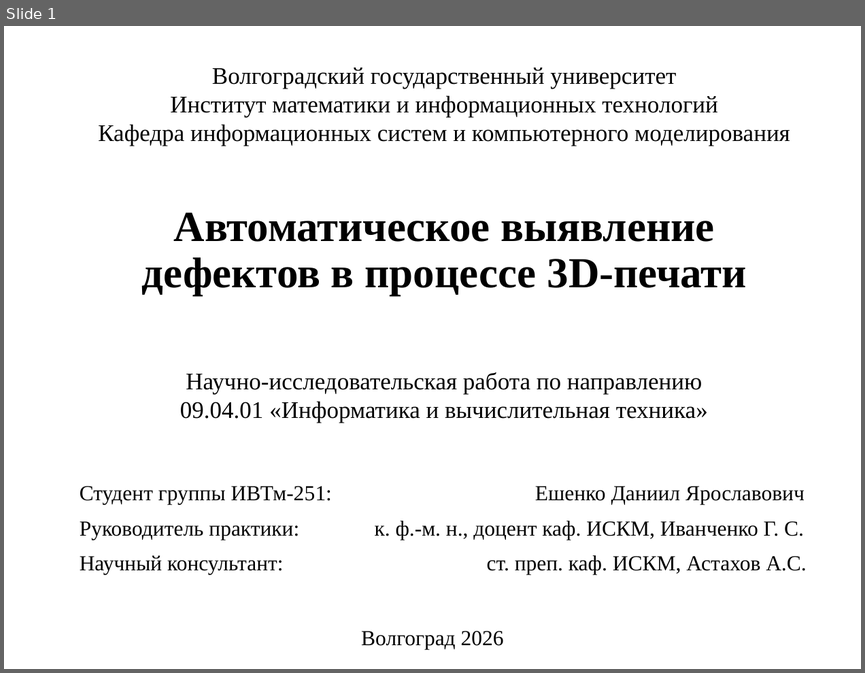
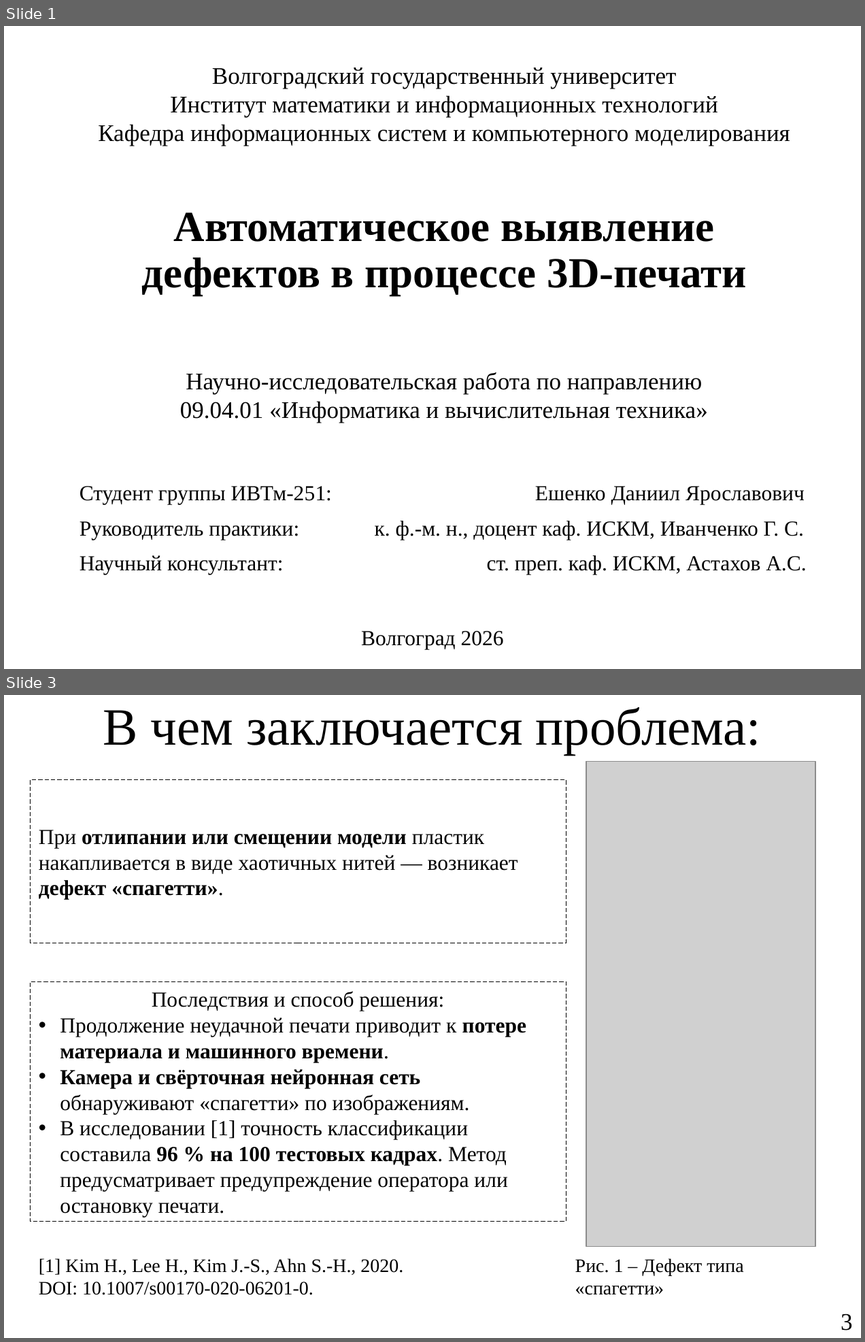
Before and after one commit to Yawllen/Nir2, a slide deck: presentation/NIR2_slide01_v2.pptx. Shown one above the other, each under a label of ours: slide 1 before the commit, slides 1 and 3 after it; the slides between them are not shown. The pictures are 865x673 and 865x1342 pixels, drawn with LibreOffice and Linux fonts; fonts in the diff are those of the drawing; grey boxes stand for pictures. Boxes give left, top, right and bottom in pixels: in the first picture for what was removed or moved away, otherwise in the second. Text is boxed around its words. In the diff, an @@ line names an element or a change of style, - is before the commit and + after.

```diff
--- a/presentation/NIR2_slide01_v2.pptx
+++ b/presentation/NIR2_slide01_v2.pptx
@@ slide 3 added at (x1=4, y1=695, x2=861, y2=1338), background #FFFFFF @@
@@ title added at (x1=103, y1=707, x2=762, y2=755), 44 pt, text #000000 @@
+В чем заключается проблема:
@@ picture added at (x1=586, y1=762, x2=815, y2=1246) @@
@@ rectangle added at (x1=30, y1=780, x2=565, y2=943), outline #000000 0.75 pt dashed, 18 pt, text #000000 @@
+При отлипании или смещении модели пластик накапливается в виде хаотичных нитей — возникает дефект «спагетти».
@@ rectangle added at (x1=30, y1=981, x2=565, y2=1221), outline #000000 0.75 pt dashed, 18 pt, text #000000 @@
+Последствия и способ решения:
+• Продолжение неудачной печати приводит к потере материала и машинного времени.
+• Камера и свёрточная нейронная сеть обнаруживают «спагетти» по изображениям.
+• В исследовании [1] точность классификации составила 96 % на 100 тестовых кадрах. Метод предусматривает предупреждение оператора или остановку печати.
@@ text added at (x1=39, y1=1258, x2=403, y2=1295), 16 pt, text #000000 @@
+[1] Kim H., Lee H., Kim J.-S., Ahn S.-H., 2020.
+DOI: 10.1007/s00170-020-06201-0.
@@ text added at (x1=575, y1=1258, x2=743, y2=1295), 16 pt, text #000000 @@
+Рис. 1 – Дефект типа «спагетти»
@@ page number added at (x1=840, y1=1313, x2=853, y2=1330), 20 pt, text #000000 @@
+3
```
Also in this commit, not shown: 1 slide changed.
